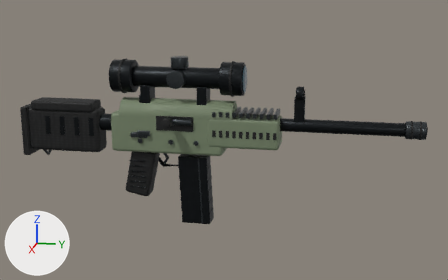
The glTF model models/csgo/awp.glb, before and after one commit.
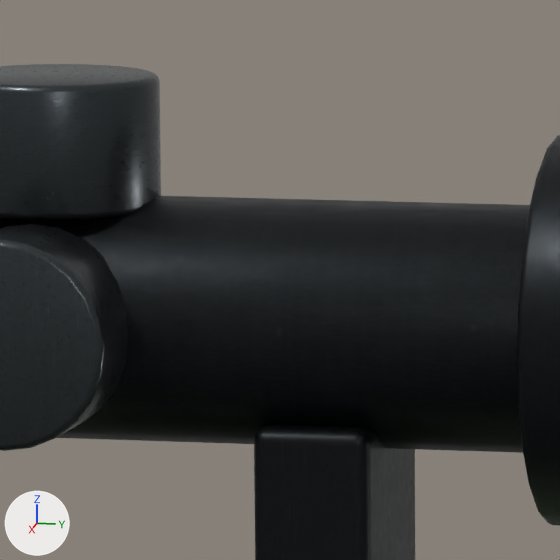
The first picture shows the older version from a 50 mm camera at (1.494, 0.481, 0.363) aimed at (0.01, 0.184, -0.008). The close-ups show the older and then the newer version on the part from 39% to 50% of the width and 18% to 35% of the height of that picture. Only the edits that show in the close-ups are written down. Lighting does not change. The marker at lower left points along +X, +Y and +Z. Where no turn or scale is listed for an object, it has been applied to the vertices. Vertices at exactly the same position are counted once.

Script lines for the objects in view, before the commit:
```python
me_cylinder_001 = bpy.data.meshes.new('Cylinder.001')
me_cylinder_001.from_pydata(...)  # 3612 vertices, 7040 faces; spans x -0.09..0.008, y -0.388..0.593, z -0.27..0.156
me_cylinder_001.materials.append(mat_machined_edges)
me_cylinder_005 = bpy.data.meshes.new('Cylinder.005')
me_cylinder_005.from_pydata(...)  # 2744 vertices, 5368 faces; spans x -0.041..0.072, y -0.726..0.204, z -0.267..0.151
me_cylinder_005.materials.append(mat_parkerized_steel)
me_cylinder_008 = bpy.data.meshes.new('Cylinder.008')
me_cylinder_008.from_pydata(...)  # 2920 vertices, 5716 faces; spans x -0.044..0.084, y -0.989..0.036, z -0.203..0.154
me_cylinder_008.materials.append(mat_polymer)
ob_weapon_machined_edges = bpy.data.objects.new('weapon_Machined edges', me_cylinder_001)
ob_weapon_machined_edges.location = (0.041, 0.075, 0.04)
ob_weapon_parkerized_steel = bpy.data.objects.new('weapon_Parkerized steel', me_cylinder_005)
ob_weapon_parkerized_steel.location = (0.0, 0.44, 0.035)
ob_weapon_polymer = bpy.data.objects.new('weapon_Polymer', me_cylinder_008)
ob_weapon_polymer.location = (0.0, 0.634, 0.035)
```
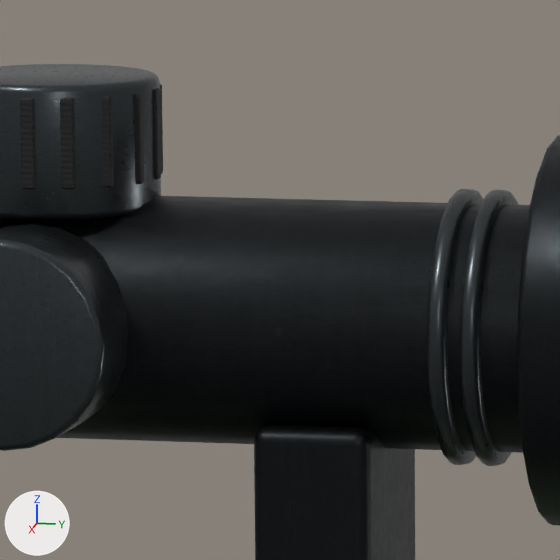
Where the change shows, as pixel boxes [x1, y1, x2, y2] in the close-ups (560 x 560 px):
'weapon_Machined edges', reshaped: before [0, 64, 161, 451]; after [0, 64, 519, 466]
'weapon_Polymer', reshaped (not visible before): after [20, 84, 163, 189]
part 1 of me_cylinder_001, added: after [460, 190, 519, 466]
part 2 of me_cylinder_001, added: after [427, 189, 483, 465]
part 3 of me_cylinder_008, added: after [20, 98, 36, 189]
part 4 of me_cylinder_008, added: after [60, 98, 76, 189]
part 5 of me_cylinder_008, added: after [134, 92, 144, 184]
part 6 of me_cylinder_008, added: after [154, 88, 161, 180]
part 7 of me_cylinder_008, added: after [160, 84, 163, 174]

The change in detail:
me_cylinder_001 is used by ob_weapon_machined_edges; location (0.041, 0.075, 0.04).
me_cylinder_001 had 3612 vertices, 7040 faces and spanned x -0.09..0.008, y -0.388..0.593, z -0.27..0.156.
me_cylinder_001 now has 3900 vertices, 7608 faces and spans x -0.09..0.008, y -0.388..0.593, z -0.27..0.156.
me_cylinder_001 part 1: the loose piece of 144 vertices spanning x -0.062..-0.02, y 0.546..0.593, z -0.026..0.016 is copied, and the copy is scaled about its middle by (1.39, 0.0599, 1.39), then moved by (0.0, -0.479, 0.11); it spans x -0.07..-0.012, y 0.088..0.092, z 0.076..0.134.
me_cylinder_001 part 2: the loose piece of 144 vertices spanning x -0.062..-0.02, y 0.546..0.593, z -0.026..0.016 is copied, and the copy is scaled about its middle by (1.39, 0.0599, 1.39), then moved by (0.0, -0.486, 0.11); it spans x -0.07..-0.012, y 0.081..0.085, z 0.076..0.134.
me_cylinder_008 is used by ob_weapon_polymer; location (0.0, 0.634, 0.035).
me_cylinder_008 had 2920 vertices, 5716 faces and spanned x -0.044..0.084, y -0.989..0.036, z -0.203..0.154.
me_cylinder_008 now has 4744 vertices, 9292 faces and spans x -0.044..0.084, y -0.989..0.036, z -0.203..0.158.
me_cylinder_008 part 3: the loose piece of 96 vertices spanning x -0.029..0.029, y -0.974..-0.774, z -0.091..0.024 is copied, and the copy is scaled about its middle by (0.0542, 0.0132, 0.18), then moved by (0.021, 0.31, 0.182); it spans x 0.02..0.022, y -0.566..-0.563, z 0.139..0.158.
me_cylinder_008 part 4: the loose piece of 96 vertices spanning x -0.029..0.029, y -0.974..-0.774, z -0.091..0.024 is copied, and the copy is scaled about its middle by (0.0542, 0.0132, 0.18), then moved by (0.019, 0.318, 0.182); it spans x 0.018..0.021, y -0.557..-0.554, z 0.139..0.158.
me_cylinder_008 part 5: the loose piece of 96 vertices spanning x -0.029..0.029, y -0.974..-0.774, z -0.091..0.024 is copied, and the copy is scaled about its middle by (0.0542, 0.0132, 0.18), then moved by (0.008, 0.329, 0.182); it spans x 0.007..0.01, y -0.546..-0.543, z 0.139..0.158.
me_cylinder_008 part 6: the loose piece of 96 vertices spanning x -0.033..0.033, y -0.989..-0.971, z -0.105..0.025 is copied, and the copy is scaled about its middle by (0.04, 0.178, 0.147), then moved by (0.0, 0.437, 0.189); it spans x -0.002..0.002, y -0.545..-0.542, z 0.139..0.158.
me_cylinder_008 part 7: the loose piece of 96 vertices spanning x -0.029..0.029, y -0.974..-0.774, z -0.091..0.024 is copied, and the copy is scaled about its middle by (0.0542, 0.0132, 0.18), then moved by (-0.008, 0.329, 0.182); it spans x -0.01..-0.007, y -0.546..-0.543, z 0.139..0.158.
Other edits to the shape of me_cylinder_008 do not show in these pictures.
